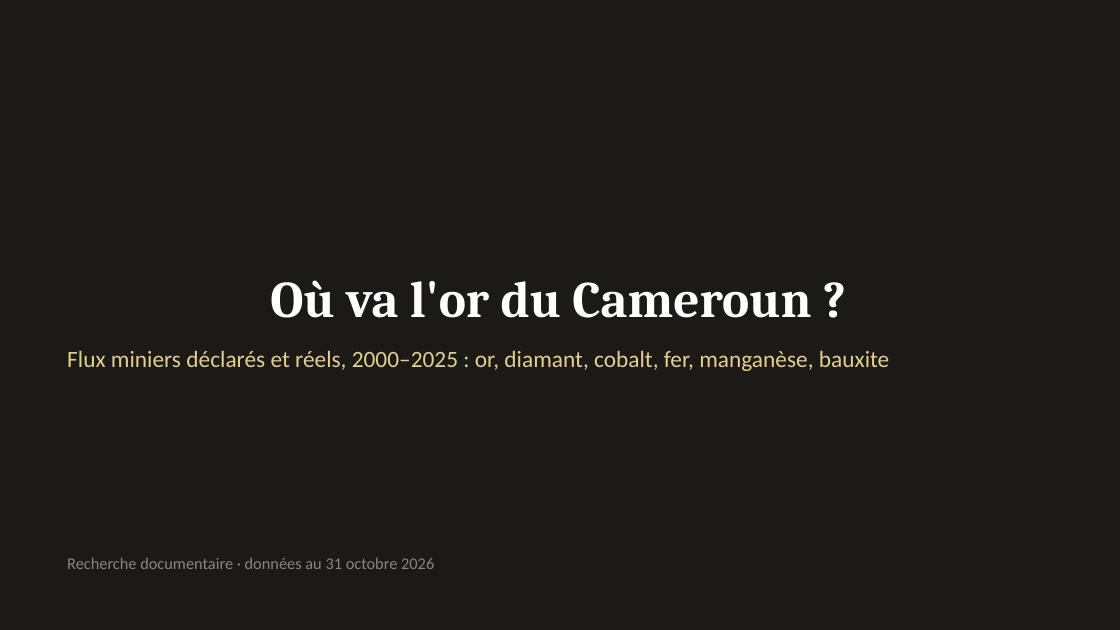
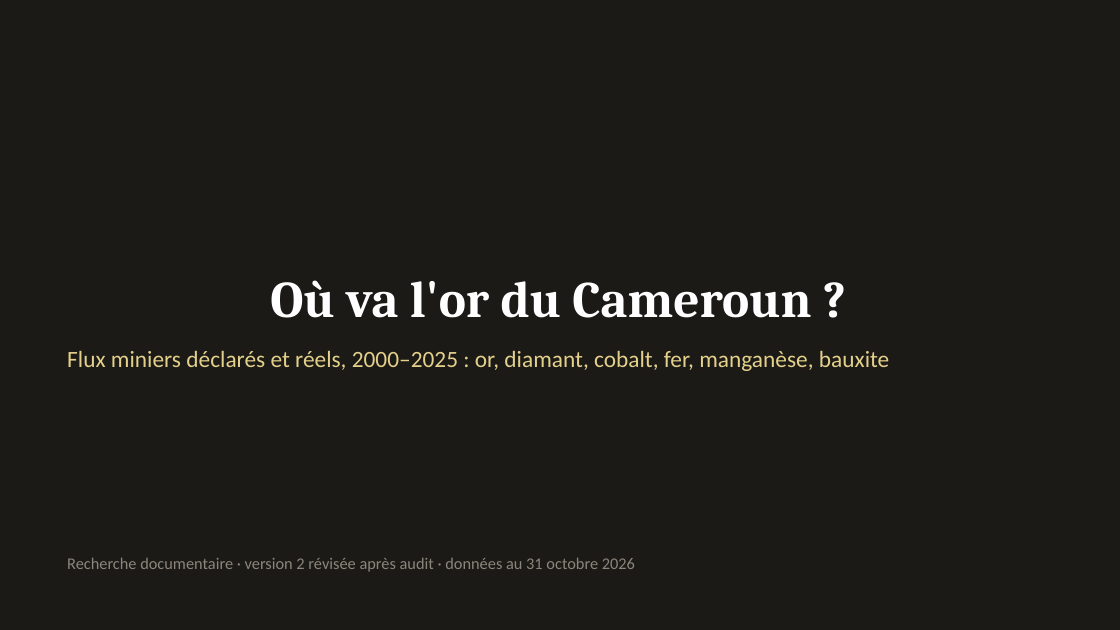
Before and after one commit to boujieka/Boujieka, a slide deck: slide 1 of docs/presentation/Flux_mineraux_Cameroun_2000-2025.pptx. Drawn at 1120x630 pixels with LibreOffice and Linux fonts; fonts in the diff are those of the drawing. Boxes give left, top, right and bottom in pixels: in the first picture for what was removed or moved away, otherwise in the second. Text is boxed around its words. In the diff, an @@ line names an element or a change of style, - is before the commit and + after.

```diff
--- a/docs/presentation/Flux_mineraux_Cameroun_2000-2025.pptx
+++ b/docs/presentation/Flux_mineraux_Cameroun_2000-2025.pptx
@@ text at bbox=[67, 558, 635, 572]: text changed @@
-Recherche documentaire · données au 31 octobre 2026
+Recherche documentaire · version 2 révisée après audit · données au 31 octobre 2026
```
Also in this commit, not shown: 12 other slides changed, 4 slides added, 2 other files.
